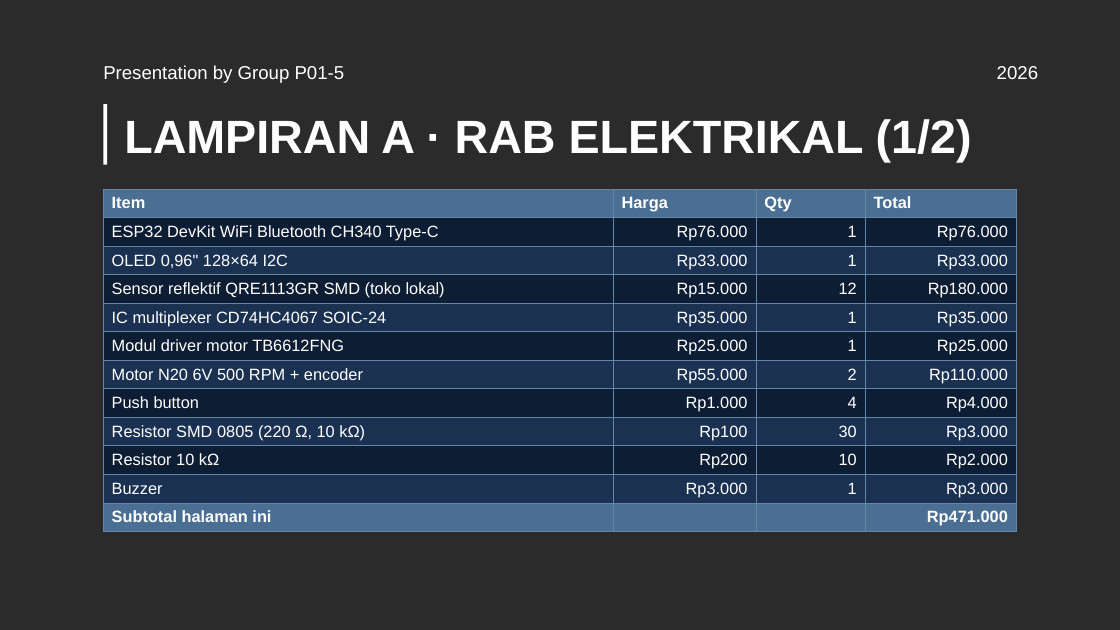
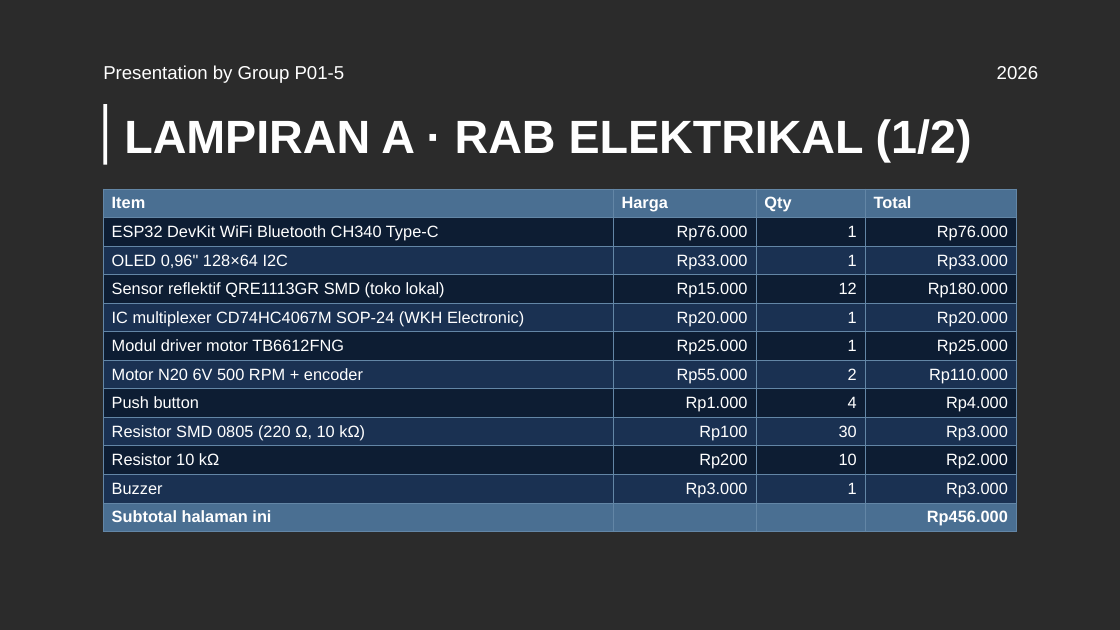
Before and after one commit to Mervs111/Line-Follower-Racer, a slide deck: slide 16 of docs/pitching-rab/LFM_Pitching_RAB_P01-5.pptx. Drawn at 1120x630 pixels with LibreOffice and Linux fonts; fonts in the diff are those of the drawing; background and template pictures are left out; a plain dark background stands for a picture behind light text. Boxes give left, top, right and bottom in pixels: in the first picture for what was removed or moved away, otherwise in the second. Text is boxed around its words. In the diff, an @@ line names an element or a change of style, - is before the commit and + after.

```diff
--- a/docs/pitching-rab/LFM_Pitching_RAB_P01-5.pptx
+++ b/docs/pitching-rab/LFM_Pitching_RAB_P01-5.pptx
@@ table at (103,189,1017,530) @@
-row 5: IC multiplexer CD74HC4067 SOIC-24 | Rp35.000 | 1 | Rp35.000
+row 5: IC multiplexer CD74HC4067M SOP-24 (WKH Electronic) | Rp20.000 | 1 | Rp20.000
-row 12, column 4: Rp471.000
+row 12, column 4: Rp456.000
```
Also in this commit, not shown: 7 other slides changed, 10 other files.
